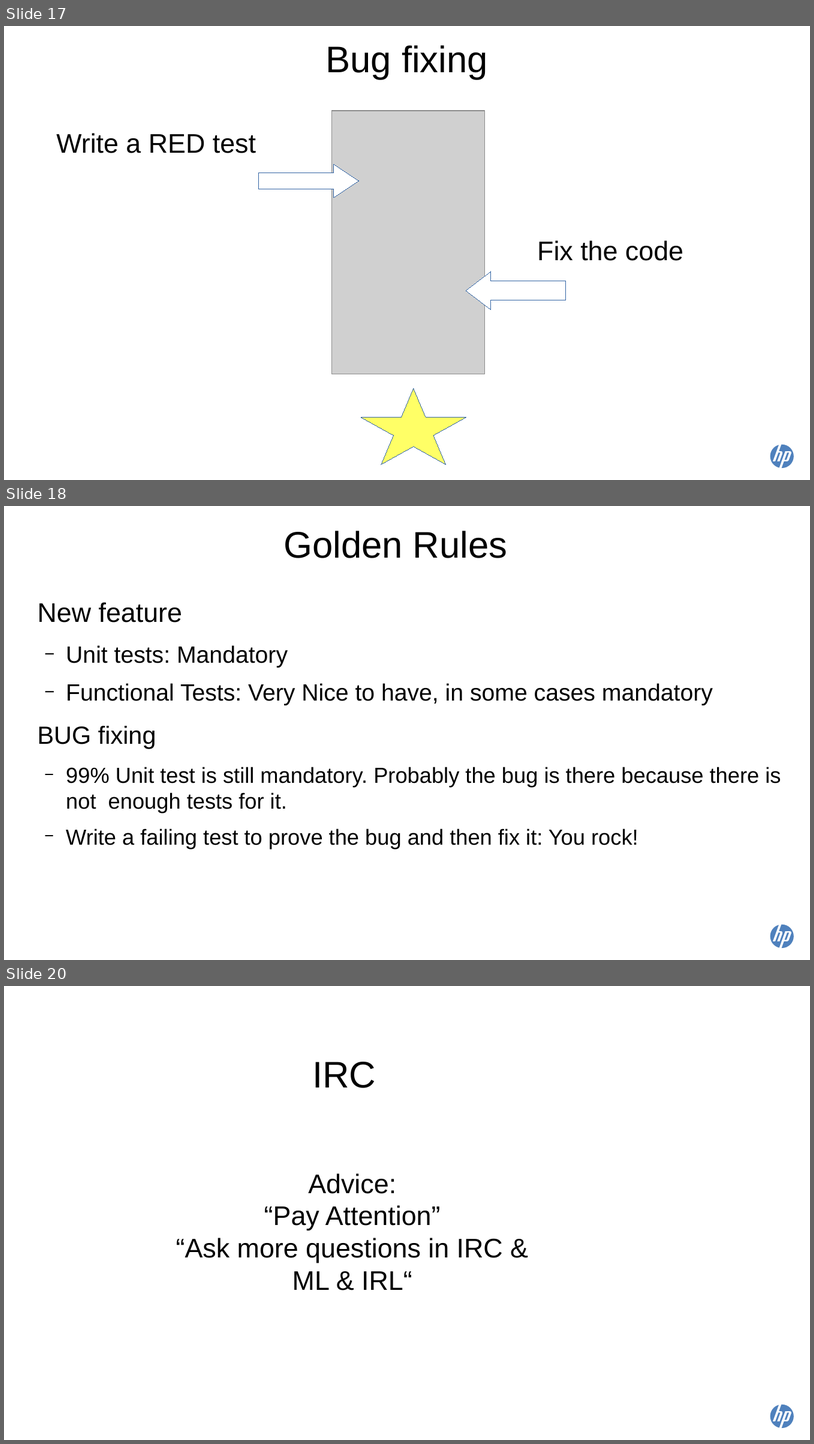
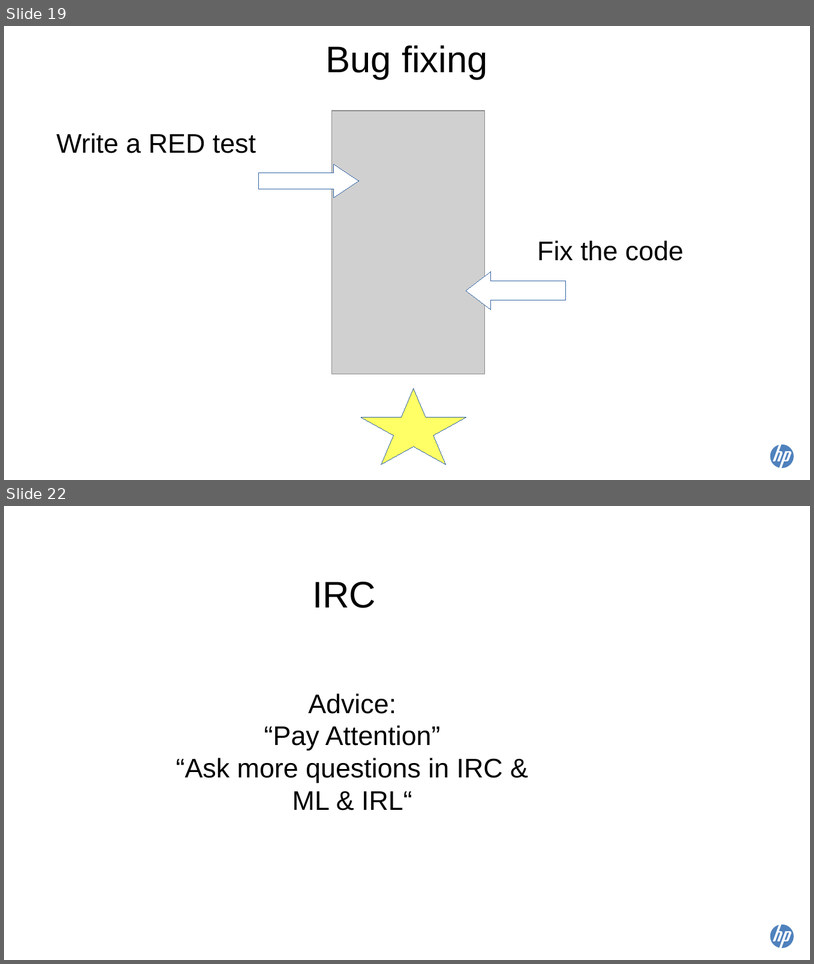
Before and after one commit to scottdangelo/TokyoSummitTalk, a slide deck: Tokyo2015_Contributing_to_OS_201_scottAndreaMerged_oct2.odp. Shown one above the other, each under a label of ours: slides 17, 18 and 20 before the commit, slides 19 and 22 after it; the slides between them are not shown. The pictures are 814x1444 and 814x964 pixels, drawn with LibreOffice and Linux fonts; fonts in the diff are those of the drawing; grey boxes stand for pictures. Boxes give left, top, right and bottom in pixels: in the first picture for what was removed or moved away, otherwise in the second. Text is boxed around its words. In the diff, an @@ line names an element or a change of style, - is before the commit and + after.

```diff
--- a/Tokyo2015_Contributing_to_OS_201_scottAndreaMerged_oct2.odp
+++ b/Tokyo2015_Contributing_to_OS_201_scottAndreaMerged_oct2.odp
@@ slide 18 removed at bbox=[4, 506, 810, 960], background #FFFFFF; not listed: 1 template element that a slide beside it also shows @@
@@ title removed at bbox=[284, 531, 507, 558] @@
-Golden Rules
@@ text removed at bbox=[38, 602, 713, 705] @@
-New feature
-  − Unit tests: Mandatory
-  − Functional Tests: Very Nice to have, in some cases mandatory
@@ text removed at bbox=[38, 726, 781, 848] @@
-BUG fixing
-  − 99% Unit test is still mandatory. Probably the bug is there because there is not enough tests for it.
-  − Write a failing test to prove the bug and then fix it: You rock!
@@ what was slide 17 is now slide 19 @@
@@ what was slide 20 is now slide 22 @@
```
Also in this commit, not shown: 1 slide changed, 5 slides added, 2 other slides removed, 1 other file.
